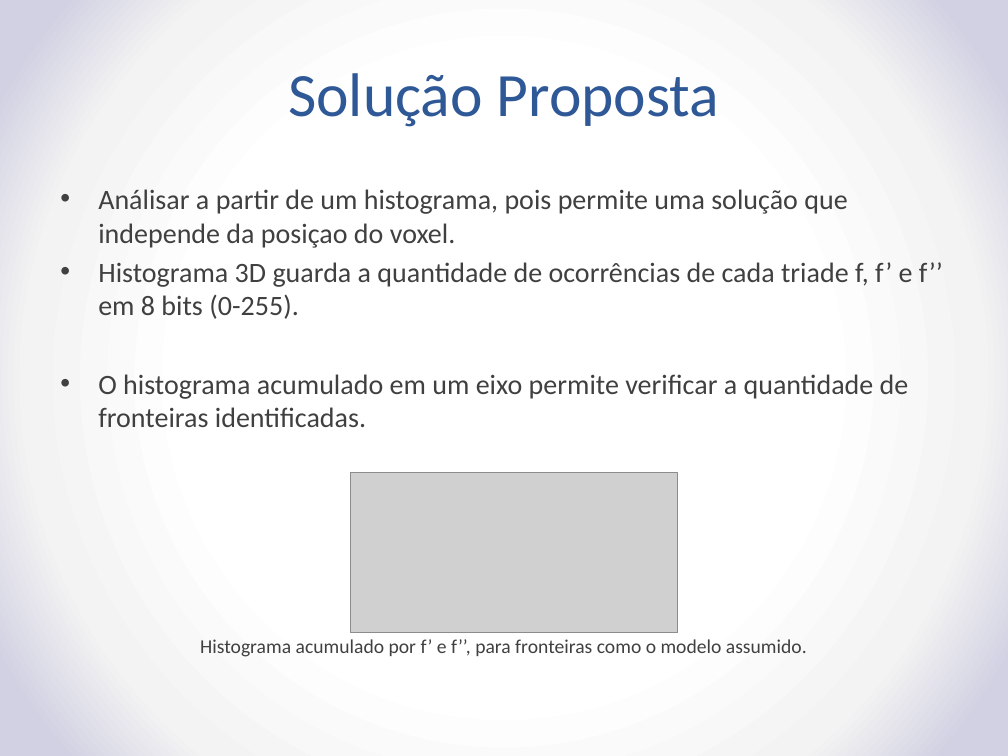
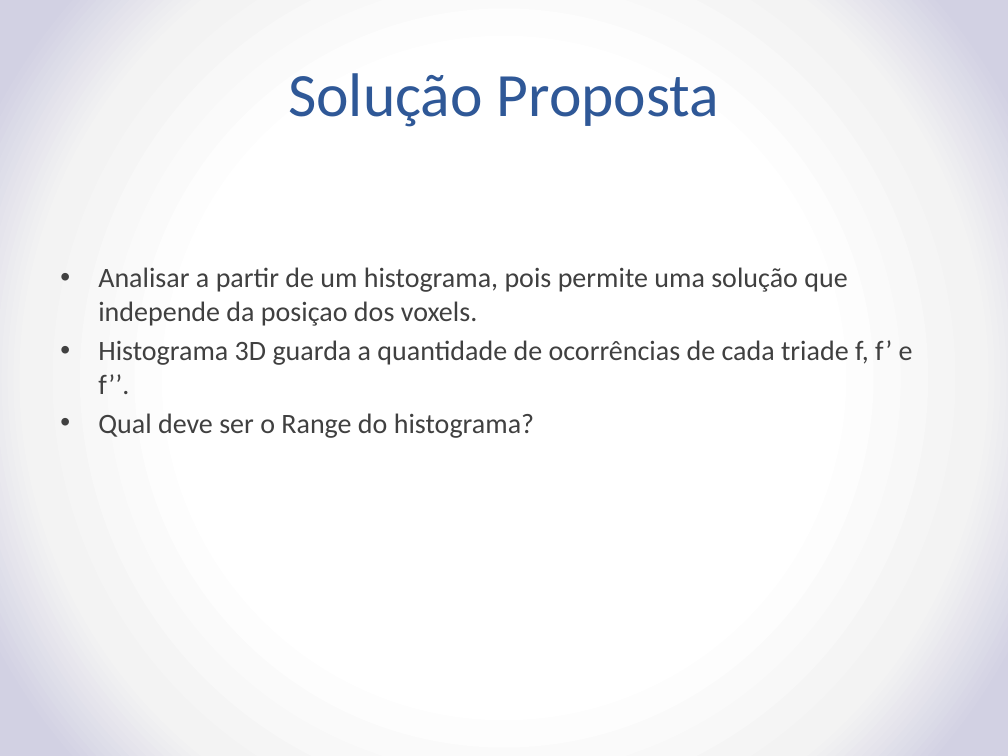
Before and after one commit to rustanitu/TFG, a slide deck: slide 5 of TransferFunctionResearch.pptx (slide 4 before the commit). Drawn at 1008x756 pixels with LibreOffice and Linux fonts; fonts in the diff are those of the drawing; grey boxes stand for pictures. Boxes give left, top, right and bottom in pixels: in the first picture for what was removed or moved away, otherwise in the second. Text is boxed around its words. In the diff, an @@ line names an element or a change of style, - is before the commit and + after.

```diff
--- a/TransferFunctionResearch.pptx
+++ b/TransferFunctionResearch.pptx
@@ text at bbox=[98, 267, 913, 438]: text changed @@
-• Análisar a partir de um histograma, pois permite uma solução que independe da posiçao do voxel.
-• Histograma 3D guarda a quantidade de ocorrências de cada triade f, f’ e f’’ em 8 bits (0-255).
-• O histograma acumulado em um eixo permite verificar a quantidade de fronteiras identificadas.
-Histograma acumulado por f’ e f’’, para fronteiras como o modelo assumido.
+• Analisar a partir de um histograma, pois permite uma solução que independe da posiçao dos voxels.
+• Histograma 3D guarda a quantidade de ocorrências de cada triade f, f’ e f’’.
+• Qual deve ser o Range do histograma?
@@ picture removed at bbox=[350, 473, 677, 633] @@
```
Also in this commit, not shown: 5 other slides changed, 7 slides added, 3 other files.
